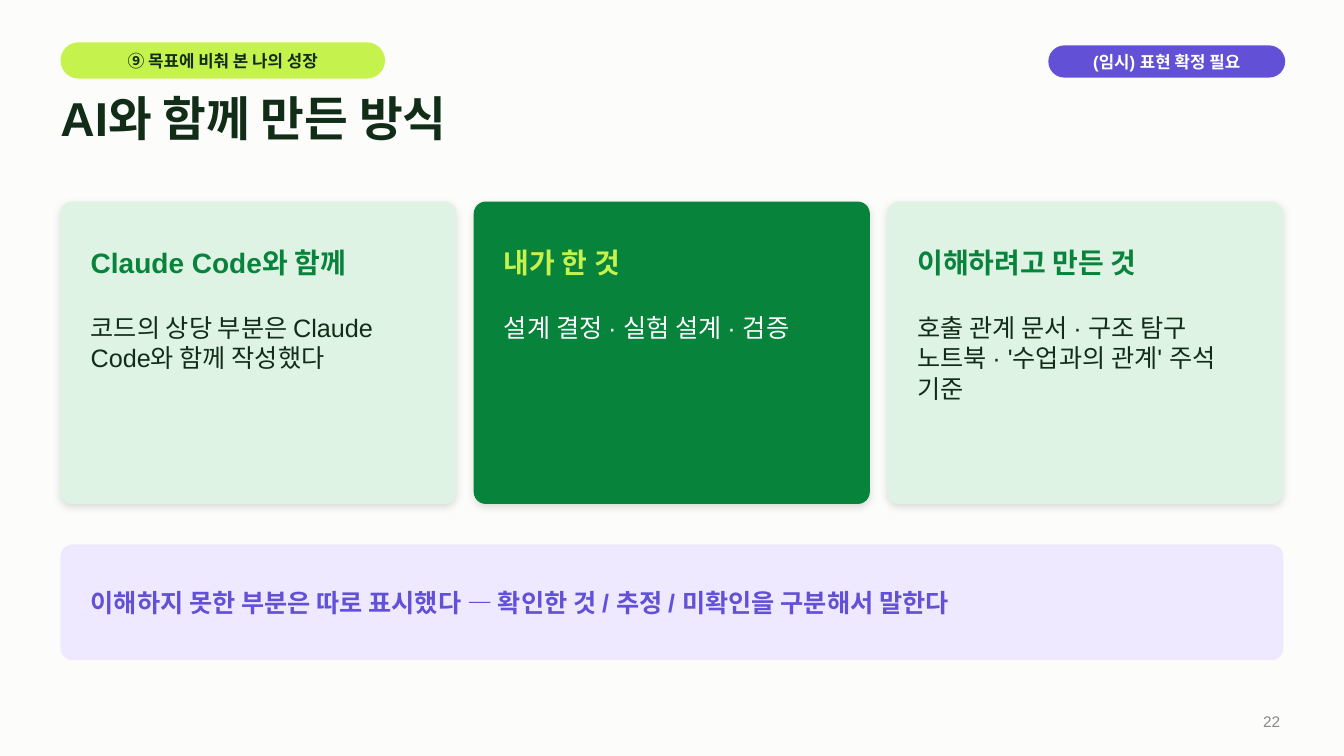
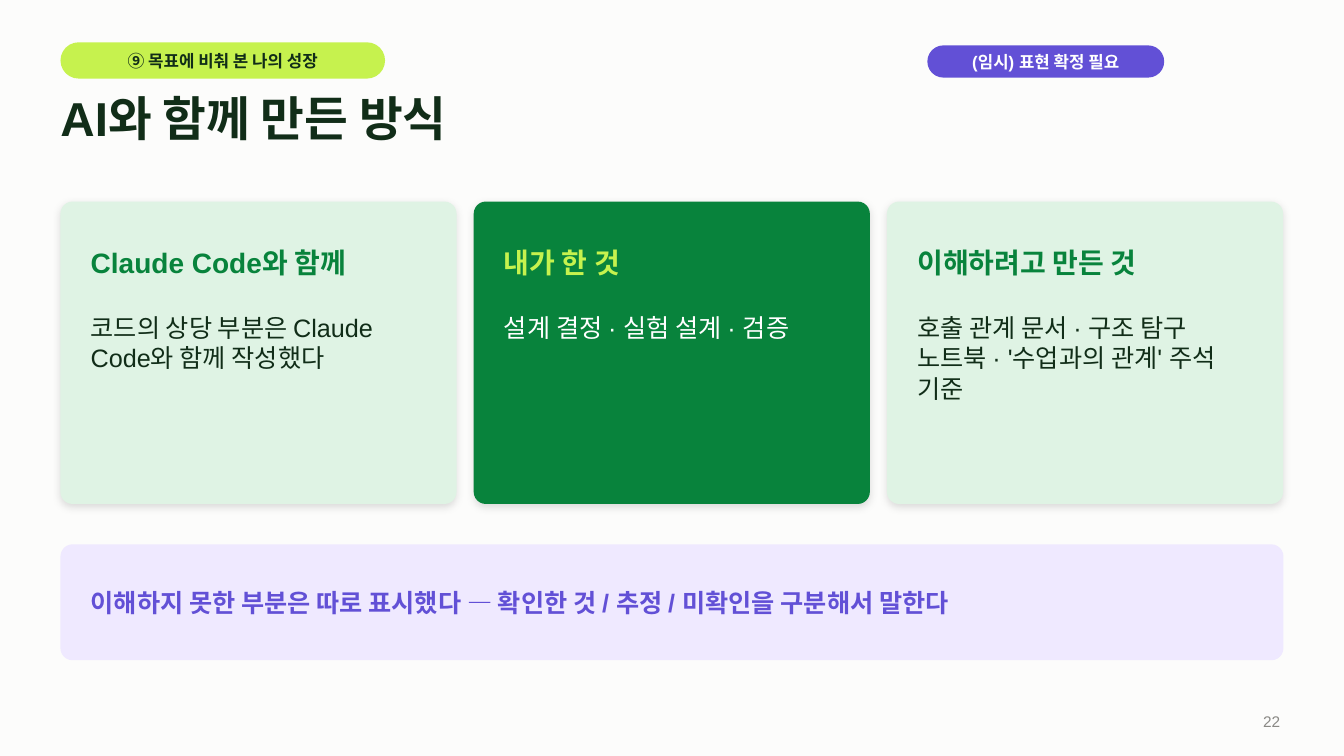
Before and after one commit to greenkey20/song-lingo, a slide deck: slide 22 of docs/slides/발표_20261112_초안.pptx. Drawn at 1344x756 pixels with LibreOffice and Linux fonts; fonts in the diff are those of the drawing; background and template pictures are left out. Boxes give left, top, right and bottom in pixels: in the first picture for what was removed or moved away, otherwise in the second. Text is boxed around its words. In the diff, an @@ line names an element or a change of style, - is before the commit and + after.

```diff
--- a/docs/slides/발표_20261112_초안.pptx
+++ b/docs/slides/발표_20261112_초안.pptx
@@ text "(임시) 표현 확정 필요": place and size @@
-text "(임시) 표현 확정 필요" at (1093, 54, 1240, 72)
+text "(임시) 표현 확정 필요" at (972, 54, 1119, 72)
@@ rounded rectangle: place and size @@
-rounded rectangle at (1049, 45, 1286, 78)
+rounded rectangle at (928, 45, 1165, 78)
```
Also in this commit, not shown: 2 other slides changed, 2 other files.
